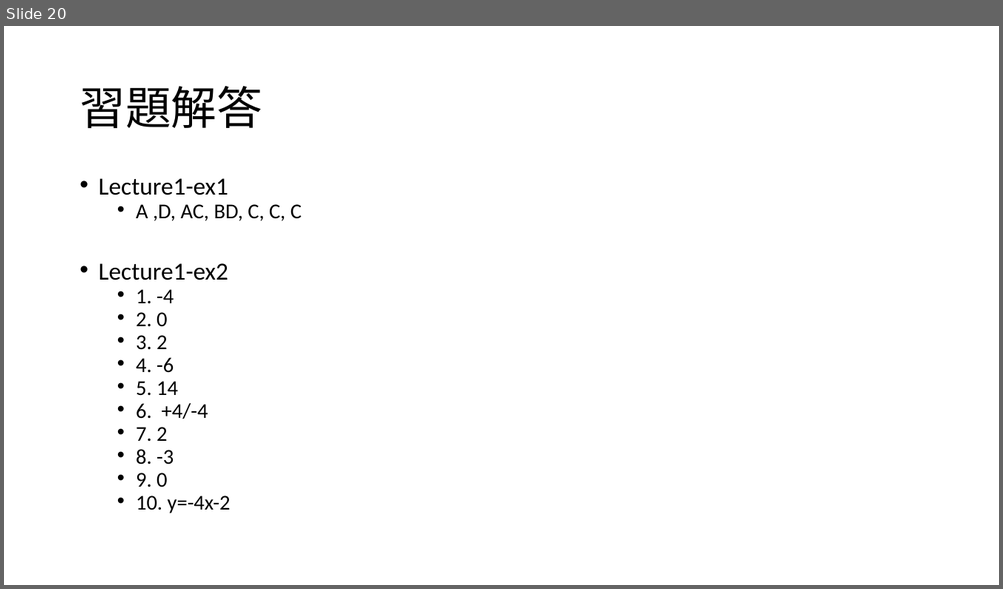
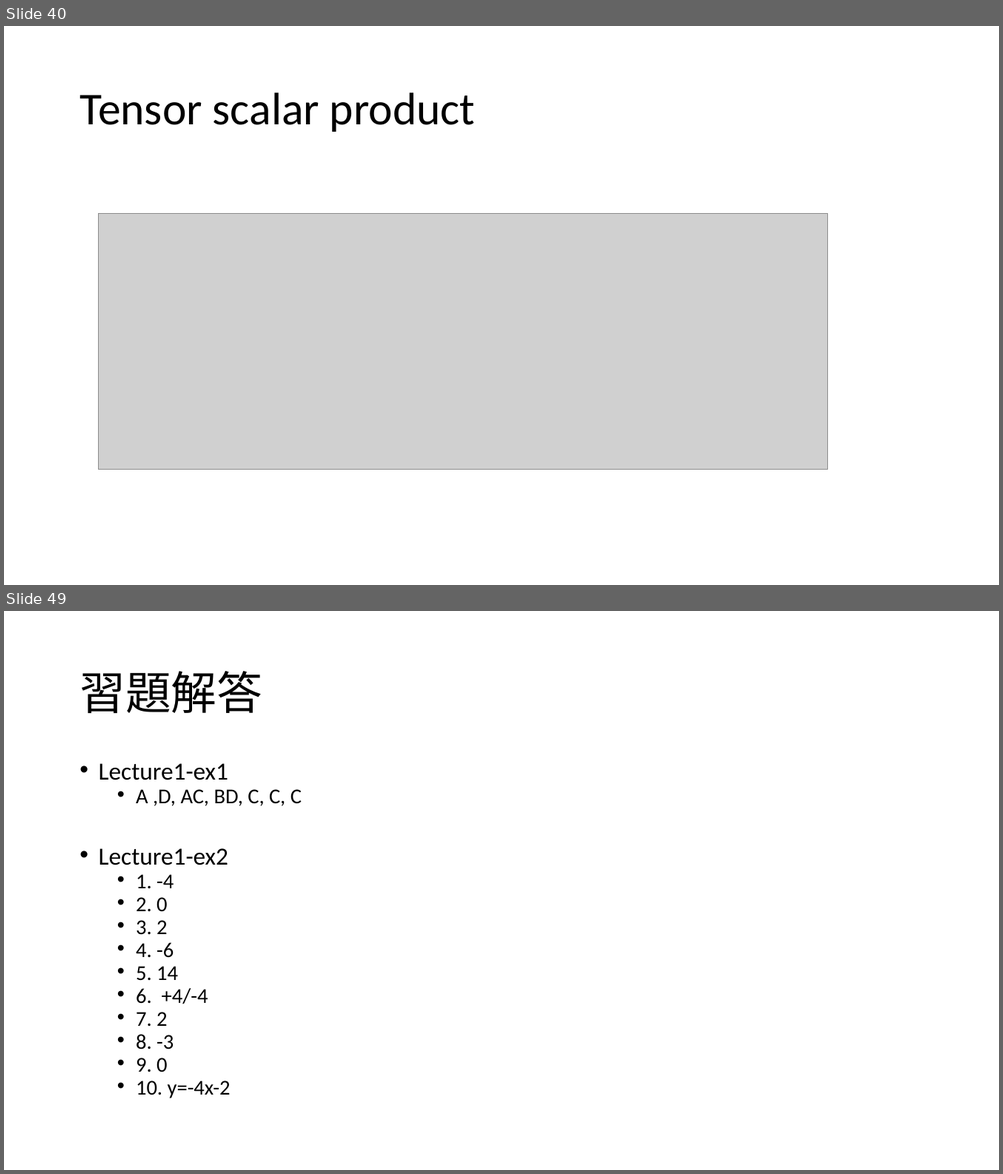
Before and after one commit to yychiang/110-2-VNU-Curriculum, a slide deck: 深度學習/深度學習數學基礎-1.pptx. Shown one above the other, each under a label of ours: slide 20 before the commit, slides 40 and 49 after it; the slides between them are not shown. The pictures are 1003x589 and 1003x1174 pixels, drawn with LibreOffice and Linux fonts; fonts in the diff are those of the drawing; grey boxes stand for pictures. Boxes give left, top, right and bottom in pixels: in the first picture for what was removed or moved away, otherwise in the second. Text is boxed around its words. In the diff, an @@ line names an element or a change of style, - is before the commit and + after.

```diff
--- a/深度學習/深度學習數學基礎-1.pptx
+++ b/深度學習/深度學習數學基礎-1.pptx
@@ slide 40 added at <box>4,26,999,585</box>, background #FFFFFF @@
@@ title added at <box>79,93,475,132</box>, 44 pt, text #000000 @@
+Tensor scalar product
@@ picture added at <box>98,214,827,470</box> @@
@@ what was slide 20 is now slide 49 @@
```
Also in this commit, not shown: 28 other slides added.
